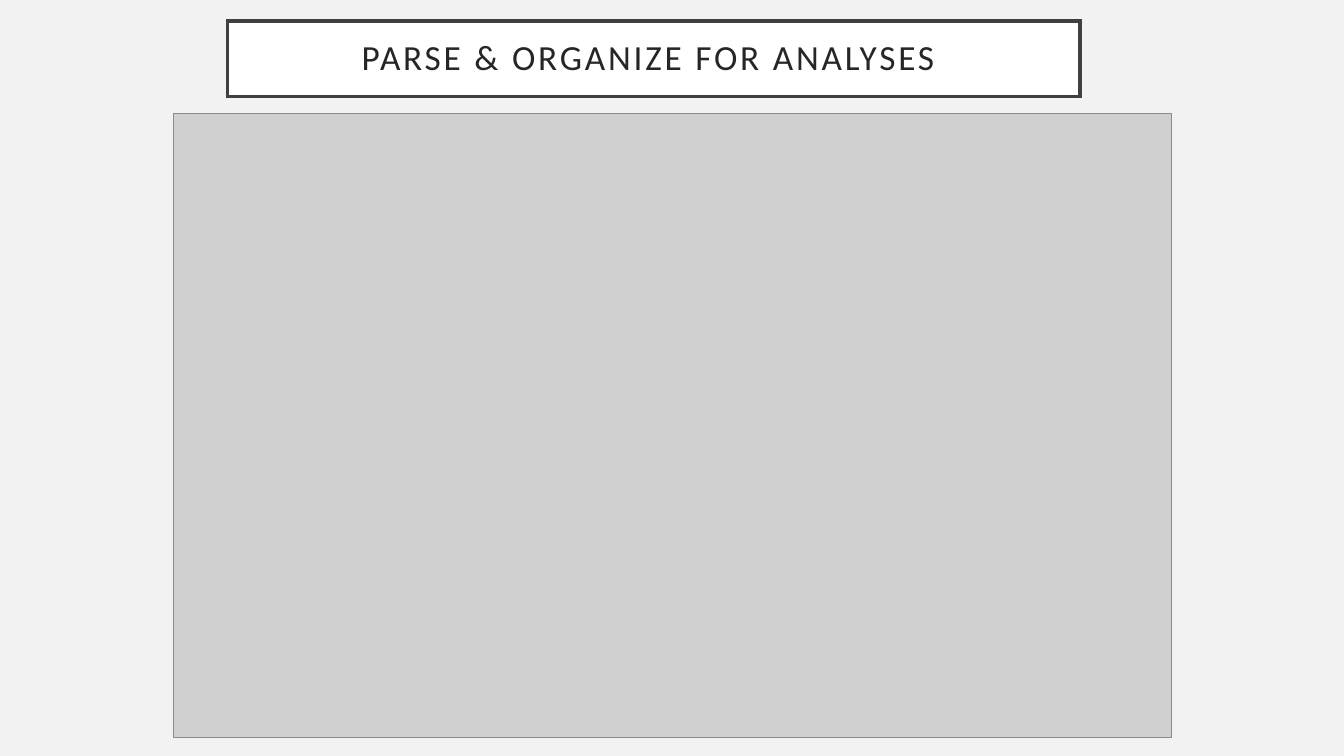
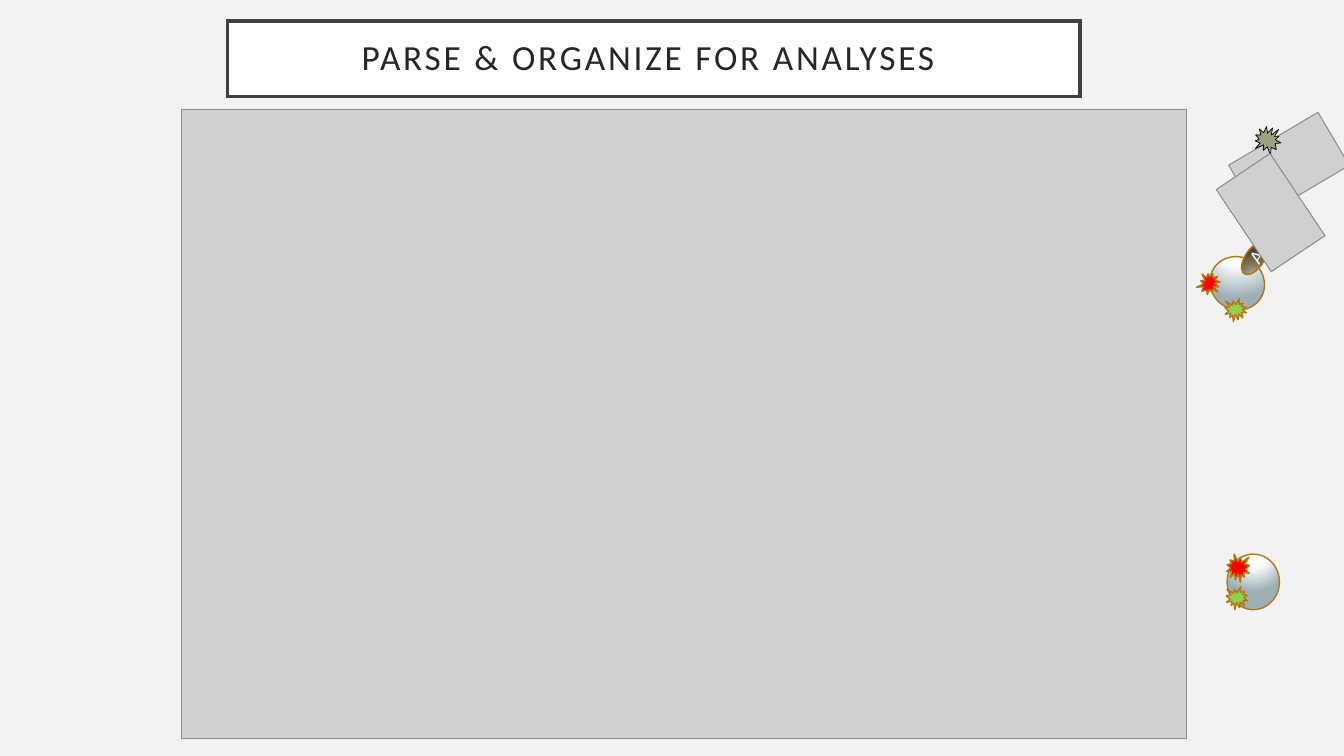
Before and after one commit to jtladner/Courses, a slide deck: slide 4 of PracticalComputing/Fall_2018/Hackathons/Round1/Celona_MAGPix/Burkpx diagnostic assay_BIO698_v2 presentation.pptx. Drawn at 1344x756 pixels with LibreOffice and Linux fonts; fonts in the diff are those of the drawing; grey boxes stand for pictures. Boxes give left, top, right and bottom in pixels: in the first picture for what was removed or moved away, otherwise in the second. Text is boxed around its words. In the diff, an @@ line names an element or a change of style, - is before the commit and + after.

```diff
--- a/PracticalComputing/Fall_2018/Hackathons/Round1/Celona_MAGPix/Burkpx diagnostic assay_BIO698_v2 presentation.pptx
+++ b/PracticalComputing/Fall_2018/Hackathons/Round1/Celona_MAGPix/Burkpx diagnostic assay_BIO698_v2 presentation.pptx
@@ picture: place and size @@
-picture at (173,114,1172,738)
+picture at (181,110,1187,739)
@@ group added at (1195,112,1344,320): 2 ellipses, 2 pictures, 2 irregular seals @@
+A
@@ irregular seal added at (1225,298,1246,322), fill #92D050, outline #B67815 1 pt @@
@@ ellipse added at (1227,555,1279,610), fill gradient #FFFFFF to #9BAFB5, outline #B67815 1 pt @@
@@ irregular seal added at (1227,555,1250,583), fill #FF0000, outline #B67815 1 pt @@
@@ irregular seal added at (1227,587,1248,610), fill #92D050, outline #B67815 1 pt @@
```
Also in this commit, not shown: 4 other slides changed, 8 other files.
